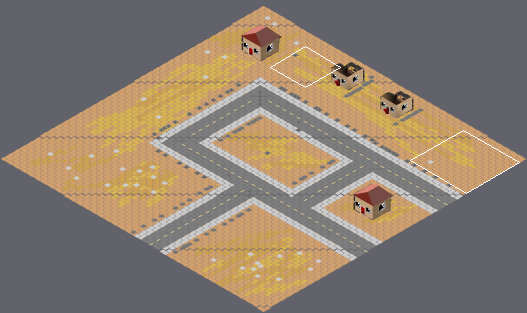
Two versions of a level (Tiled map, hcg/resources/maps/maps/suburbanWasteland_normal_02_01.tmx). The picture above shows the old version from afar; the outline marks the close-up.
Close-up. As it was:
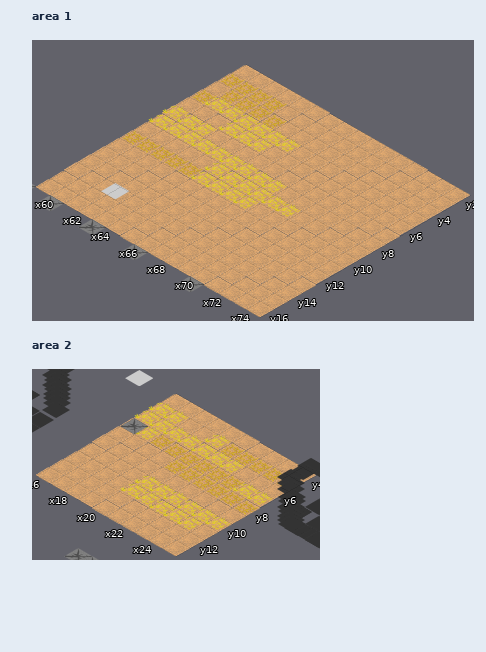
Cells are 55x32 px. Isometric: x runs down to the right, y down to the left. Shown: area 1 x 59..74, y 2..16; area 2 x 16..25, y 4..13. The commit also changed other parts of the map, which this record leaves out.
After:
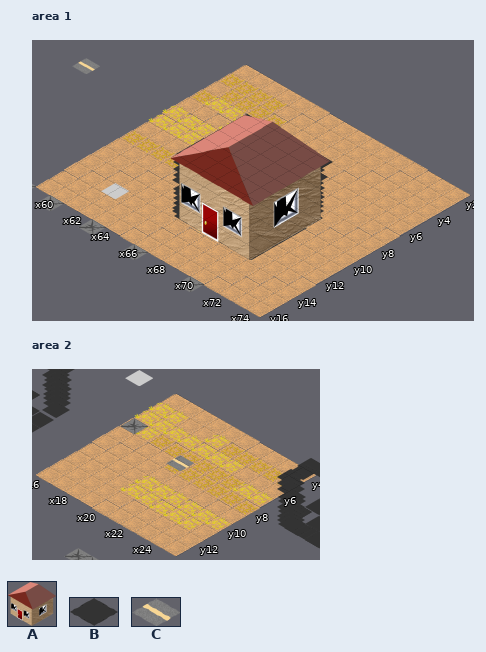
Key: from "abandoned_house_01": A 0; from "charcoal": B 0; from "concrete-aligned": C 4.
_ is an empty cell.
Objects are placed by the point they stand on, in cells (3,4 is the top-left corner of cell 3,4); size is 1x1 cell unless given.
Commit message: Added broken car to a few levels.
Diff:
Changed rows in their new state; . is an unchanged cell.
Layer "invisible", area 1:
changed: outside this view -> B at 68.1,5.9
changed: outside this view -> B at 66.1,6
changed: outside this view -> B at 67.1,6
changed: outside this view -> B at 65.1,6
changed: outside this view -> B at 63.1,6
changed: outside this view -> B at 64.1,6
changed: outside this view -> B at 68.3,6.7
changed: outside this view -> B at 68.8,7
changed: outside this view -> B at 63.1,7
changed: outside this view -> B at 67.1,7
changed: outside this view -> B at 69,7.5
changed: outside this view -> B at 69.4,7.8
changed: outside this view -> B at 63.1,8
changed: outside this view -> B at 69.7,8.1
changed: outside this view -> B at 70,8.3
changed: outside this view -> B at 70.3,8.7
changed: outside this view -> B at 70.5,8.9
changed: outside this view -> B at 63,9
changed: outside this view -> B at 70.8,9.2
changed: outside this view -> B at 71.2,9.7
changed: outside this view -> B at 68.2,9.8
changed: outside this view -> B at 69.2,9.8
changed: outside this view -> B at 67.2,9.8
changed: outside this view -> B at 69.2,9.8
changed: outside this view -> B at 63,10
changed: outside this view -> B at 63.1,10.3
changed: outside this view -> B at 63.4,10.6
changed: outside this view -> B at 71.2,10.8
changed: outside this view -> B at 70.2,10.8
changed: outside this view -> B at 69.2,10.8
changed: outside this view -> B at 68.2,10.8
changed: outside this view -> B at 67.2,10.8
changed: outside this view -> B at 63.8,11
changed: outside this view -> B at 64.2,11.4
changed: outside this view -> B at 64.5,11.7
changed: outside this view -> B at 71.2,11.8
changed: outside this view -> B at 67.2,11.8
changed: outside this view -> B at 69.2,11.8
changed: outside this view -> B at 70.2,11.8
changed: outside this view -> B at 68.2,11.8
changed: outside this view -> B at 65,12.3
changed: outside this view -> B at 65.3,12.5
changed: outside this view -> B at 65.6,12.8
changed: outside this view -> B at 68.2,12.8
changed: outside this view -> B at 70.2,12.8
changed: outside this view -> B at 67.2,12.8
changed: outside this view -> B at 69.2,12.8
changed: outside this view -> B at 71.2,12.8
changed: outside this view -> B at 67.2,12.8
changed: outside this view -> B at 65.9,13.1
changed: outside this view -> B at 66.2,13.4
changed: outside this view -> B at 66.4,13.7
changed: outside this view -> B at 70.2,13.8
changed: outside this view -> B at 71.2,13.8
changed: outside this view -> B at 71.2,13.8
changed: outside this view -> B at 68.2,13.8
changed: outside this view -> B at 69.2,13.8
changed: outside this view -> B at 69.2,13.8
changed: outside this view -> B at 67.4,13.9
changed: outside this view -> B at 66.7,13.9
Layer "house", area 1:
first column x 66:
11 A
Layer "car" (added), area 2:
added: C at 20.9,8.6
